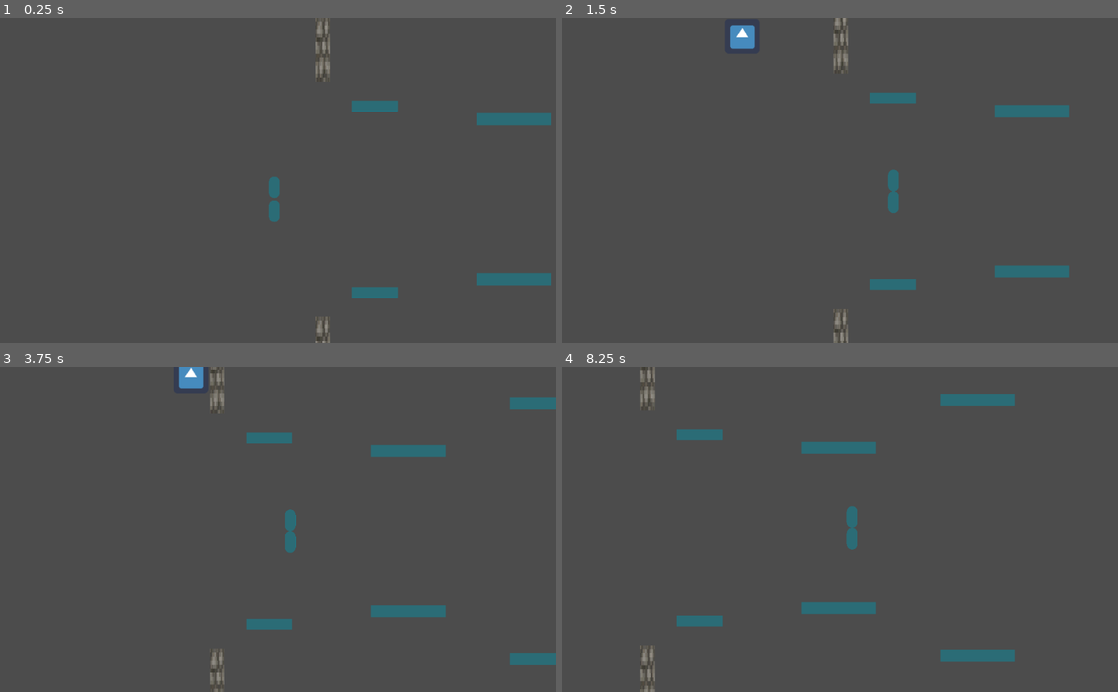
Above: before the commit, frames 1-4 (two rows, left to right).
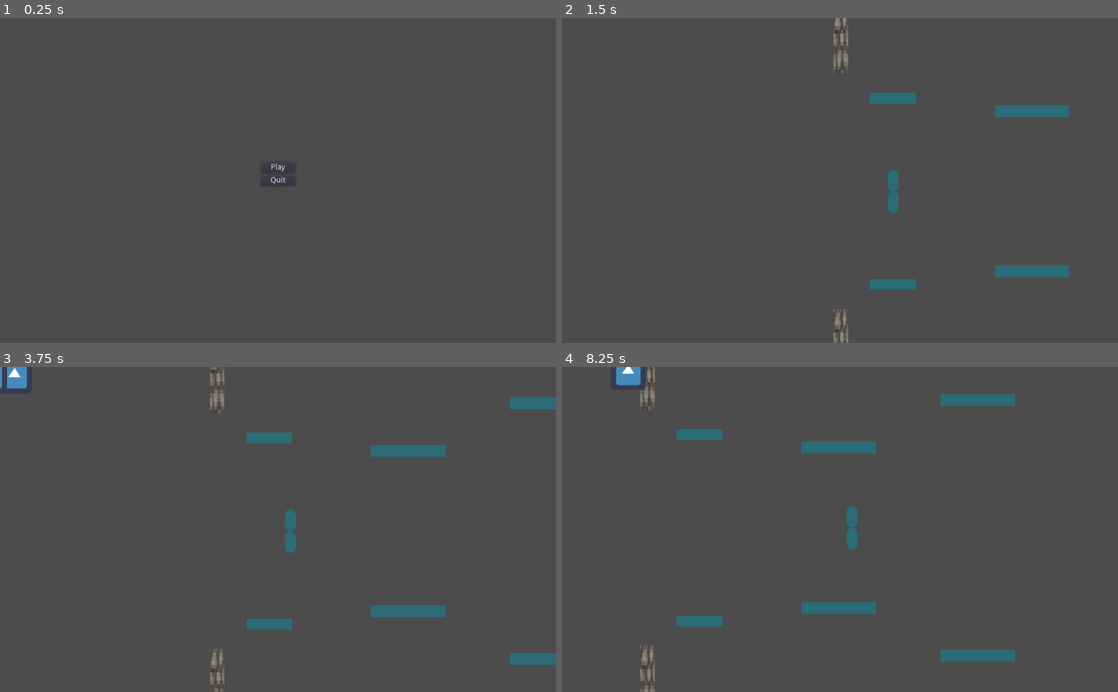
Above: after the commit, the same moments.

Repository: Notebooked/Reflection-prototype
Game: Godot game, scene res://Menu.tscn
The game is run twice, just before and just after one commit, with the same random seed, the same clock (stepped at 60 frames per second) and the same inputs. Before the commit the project starts from res://Main.tscn. The engine's default icon, where the game draws it, is replaced by a stand-in: a white triangle on a blue panel in a dark square.
Inputs (mouse positions are in pixels of both pictures, inside the frame that each line leads up to):
- Up to frame 1 (0.25 s): no input
- Up to frame 2 (1.5 s): click (840, 167) at 0.5 s, where only the run after the commit has a clickable "Play"; hold D (right) from 1.28 s (still down); tap Shift (dash) at 1.35 s
- Up to frame 3 (3.75 s): tap Space (jump) at 1.52, 2.27 s; tap Tab (switch_world) at 2.1, 3.6 s; release D (right) at 2.78 s; hold A (left) 2.78-3.53 s; tap Shift (dash) at 2.85 s; hold D (right) from 3.53 s (still down)
- Up to frame 4 (8.25 s): tap Space (jump) at 3.77, 4.52, 5.27, 6.77, 7.52 s; tap Shift (dash) at 4.35, 5.85, 7.35 s; release D (right) at 5.03 s; hold A (left) 5.03-5.78 s; tap Tab (switch_world) at 5.1, 6.6, 8.1 s; hold D (right) 5.78-6.53 s; hold A (left) 6.53-8.03 s; hold D (right) from 8.03 s (still down)

The runs differ from the first frame. In frame 1, 2.2% of the frame differs, in the area x 47-100%, y 0-100%; in frame 2, 0.3%; in frame 3, 0.6%; in frame 4, 0.3%.

Commit message:
menu

Diff:
--- /dev/null
+++ b/Menu.gd
@@ -0,0 +1,7 @@
+extends Control
+
+func _on_PlayButton_pressed():
+	get_tree().change_scene("res://Main.tscn")
+
+func _on_QuitButton_pressed():
+	get_tree().quit()
--- /dev/null
+++ b/Menu.tscn
@@ -0,0 +1,32 @@
+[gd_scene load_steps=2 format=2]
+
+[ext_resource path="res://Menu.gd" type="Script" id=1]
+
+[node name="Menu" type="Control"]
+anchor_right = 1.0
+anchor_bottom = 1.0
+script = ExtResource( 1 )
+
+[node name="VBoxContainer" type="VBoxContainer" parent="."]
+anchor_left = 0.5
+anchor_top = 0.5
+anchor_right = 0.5
+anchor_bottom = 0.5
+margin_left = -31.5
+margin_top = -34.0
+margin_right = 31.5
+margin_bottom = 34.0
+
+[node name="PlayButton" type="Button" parent="VBoxContainer"]
+margin_right = 63.0
+margin_bottom = 20.0
+text = "Play"
+
+[node name="QuitButton" type="Button" parent="VBoxContainer"]
+margin_top = 24.0
+margin_right = 63.0
+margin_bottom = 44.0
+text = "Quit"
+
+[connection signal="pressed" from="VBoxContainer/PlayButton" to="." method="_on_PlayButton_pressed"]
+[connection signal="pressed" from="VBoxContainer/QuitButton" to="." method="_on_QuitButton_pressed"]
--- a/project.godot
+++ b/project.godot
@@ -11,7 +11,7 @@
 [application]
 
 config/name="reflection prototype"
-run/main_scene="res://Main.tscn"
+run/main_scene="res://Menu.tscn"
 config/icon="res://icon.png"
 
 [gui]
